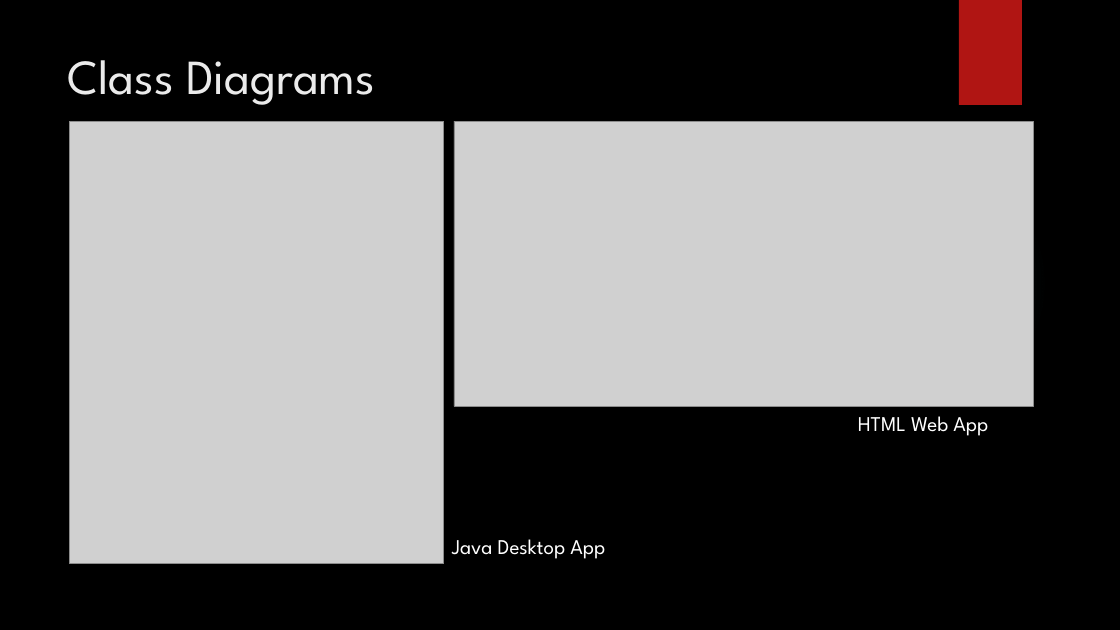
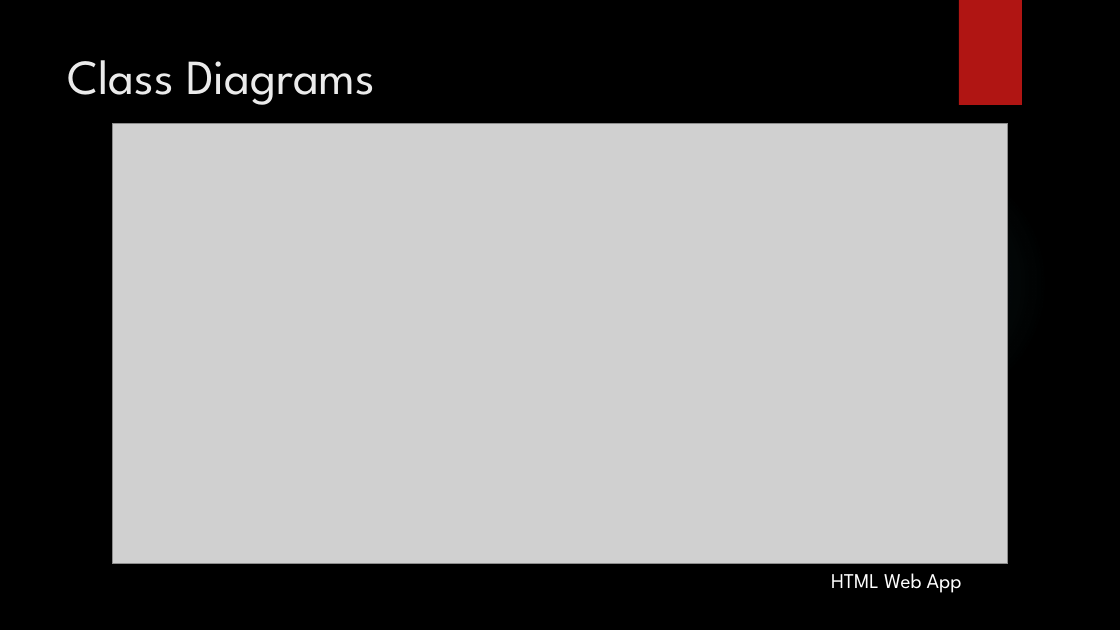
Before and after one commit to DaveWoodie/SpringWater, a slide deck: slide 16 of Project Springwater.pptx (slide 10 before the commit). Drawn at 1120x630 pixels with LibreOffice and Linux fonts; fonts in the diff are those of the drawing; grey boxes stand for pictures; background and template pictures are left out. Boxes give left, top, right and bottom in pixels: in the first picture for what was removed or moved away, otherwise in the second. Text is boxed around its words. In the diff, an @@ line names an element or a change of style, - is before the commit and + after.

```diff
--- a/Project Springwater.pptx
+++ b/Project Springwater.pptx
@@ picture removed at box(70, 121, 444, 564) @@
@@ picture: place and size @@
-picture at box(454, 121, 1033, 407)
+picture at box(113, 124, 1008, 565)
@@ text removed at box(452, 539, 605, 559) @@
-Java Desktop App
@@ text "HTML Web App": place and size @@
-text "HTML Web App" at box(858, 416, 988, 436)
+text "HTML Web App" at box(831, 573, 962, 593)
```
Also in this commit, not shown: 2 other slides changed, 8 slides added, 1 other file.
